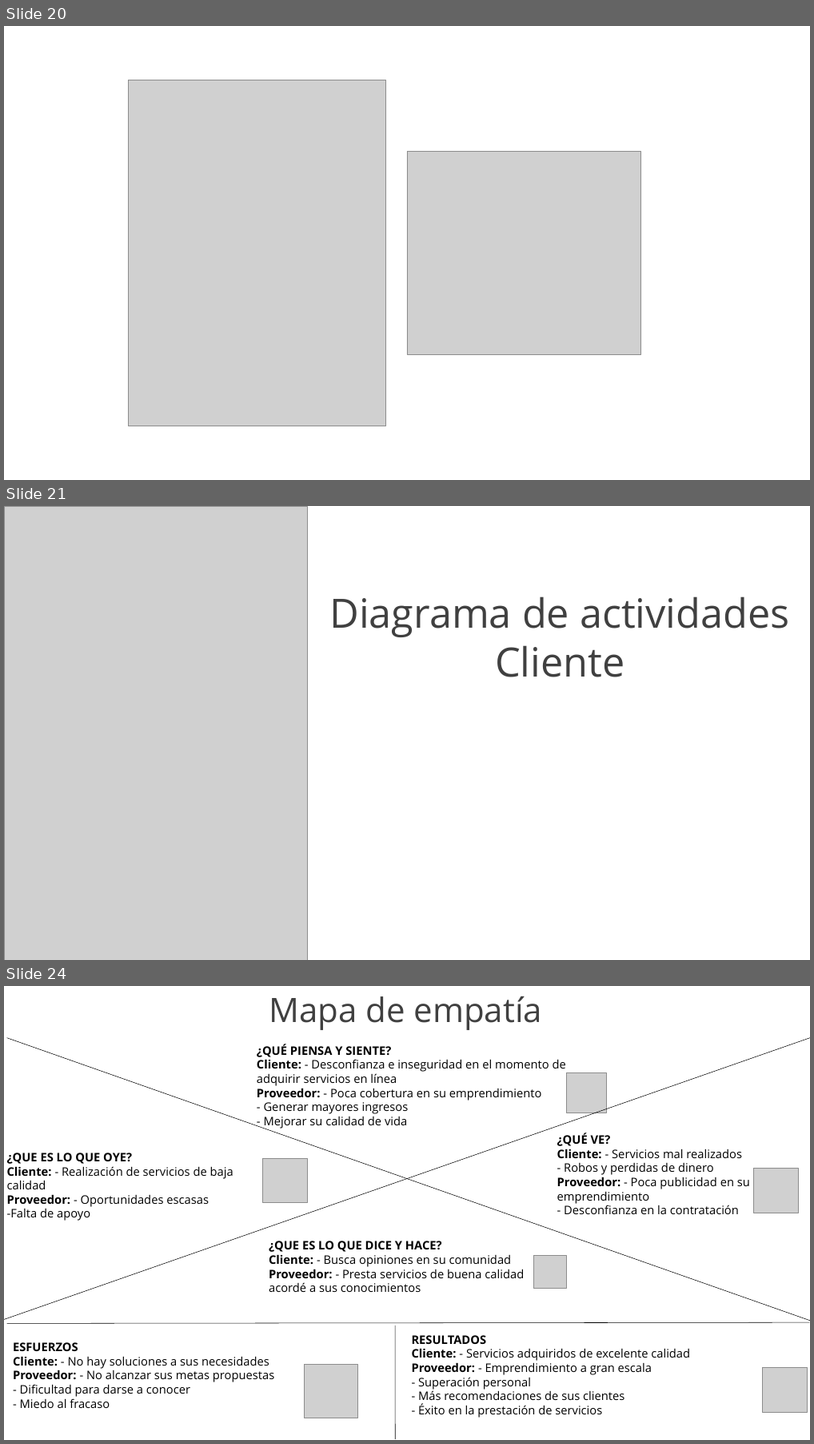
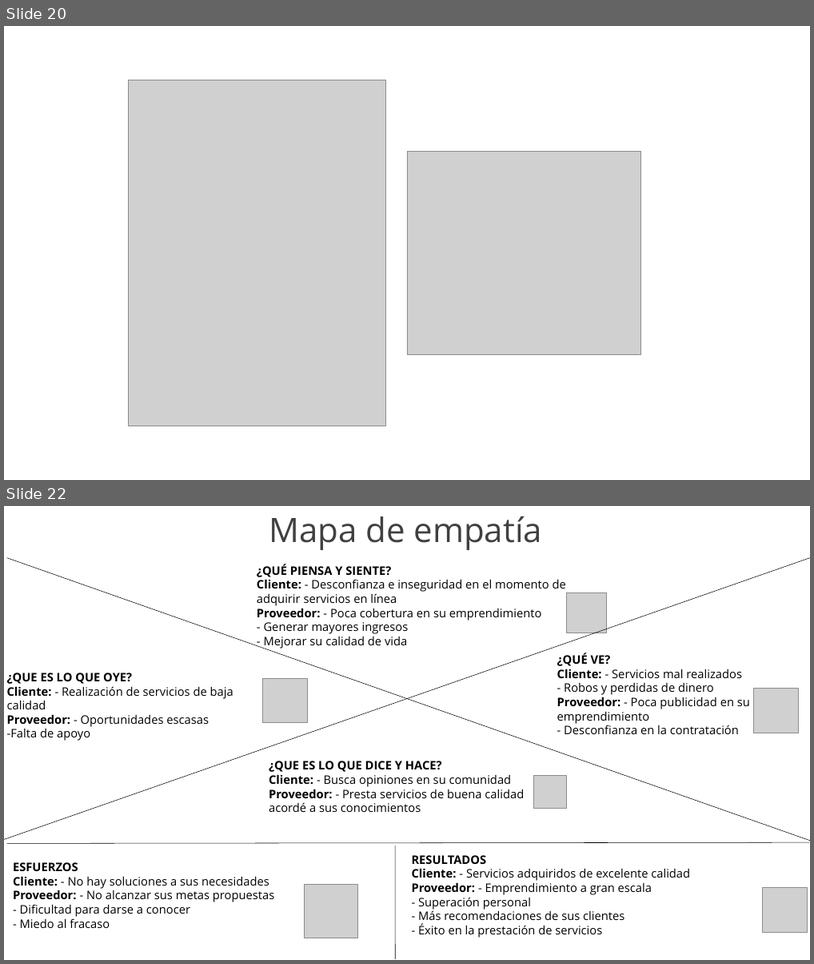
Before and after one commit to yeseniaquejada/ServiceMarket, a slide deck: PROYECTO FORMATIVO.pptx. Shown one above the other, each under a label of ours: slides 20, 21 and 24 before the commit, slides 20 and 22 after it; the slides between them are not shown. The pictures are 814x1444 and 814x964 pixels, drawn with LibreOffice and Linux fonts; fonts in the diff are those of the drawing; grey boxes stand for pictures; background and template pictures are left out. Boxes give left, top, right and bottom in pixels: in the first picture for what was removed or moved away, otherwise in the second. Text is boxed around its words. In the diff, an @@ line names an element or a change of style, - is before the commit and + after.

Commit message:
Actualizacion de diagrama de actividades

```diff
--- a/PROYECTO FORMATIVO.pptx
+++ b/PROYECTO FORMATIVO.pptx
@@ slide 21 removed at bbox=[4, 506, 810, 960], background picture (left out) @@
@@ picture removed at bbox=[4, 506, 308, 960] @@
@@ text removed at bbox=[330, 596, 790, 677] @@
-Diagrama de actividades
-Cliente
@@ what was slide 24 is now slide 22 @@
```
Also in this commit, not shown: 1 slide changed, 1 other slide removed.
